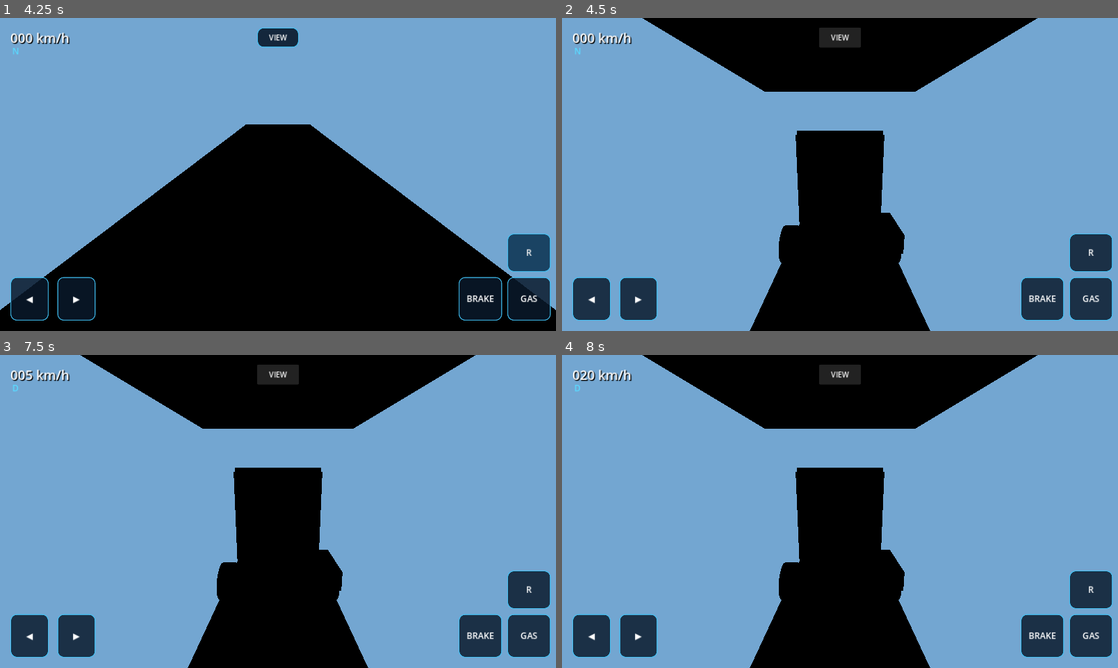
Above: before the commit, frames 1-4 (two rows, left to right).
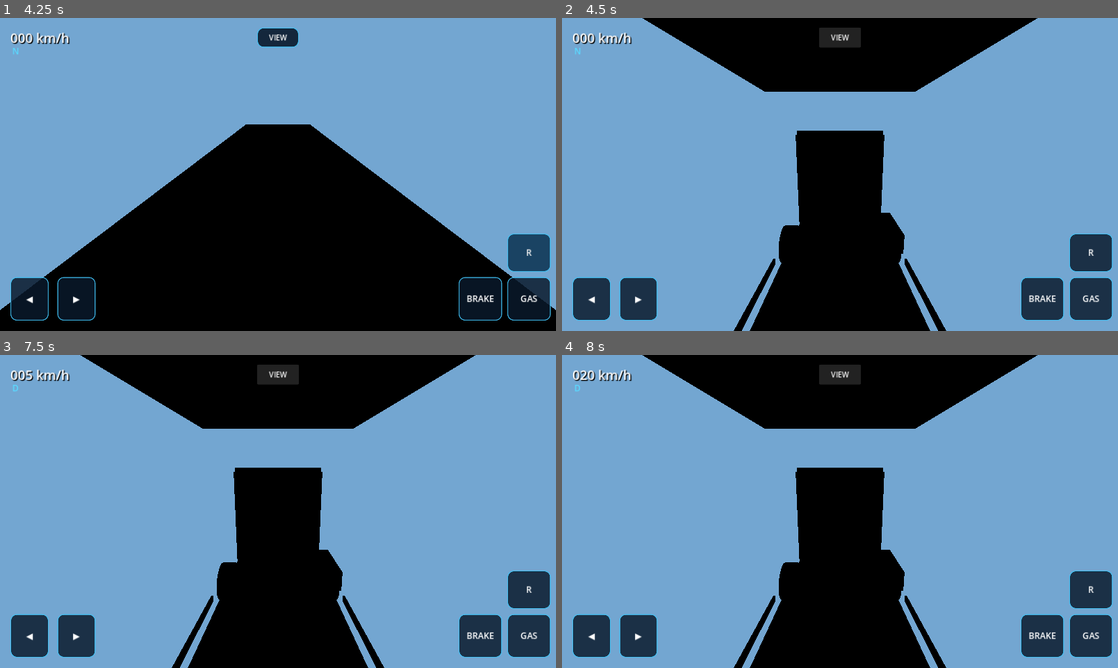
Above: after the commit, the same moments.

Repository: czz495m8zv-code/zayron-simulator
Game: Godot game, scene res://scenes/vehicles/premium_semi.tscn
The game is run twice, just before and just after one commit, with the same random seed, the same clock (stepped at 60 frames per second) and the same inputs. This scene is started directly instead of the project's main scene.
Inputs:
- Up to frame 1 (4.25 s): click "◀" at 0.5 s; click "▶" at 1.25 s; click "BRAKE" at 2 s; click "GAS" at 2.75 s; click "R" at 3.5 s
- Up to frame 2 (4.5 s): click "VIEW" at 4.25 s
- Up to frame 3 (7.5 s): tap Enter at 5, 6.5 s; hold Right (ui_right) 5.03-5.78 s; tap Space at 5.75, 7.25 s; hold Down (ui_down) 5.78-6.53 s; hold Right (ui_right) 6.53-7.28 s; hold Up (ui_up) from 7.28 s (still down)
- Up to frame 4 (8 s): keep holding Up (ui_up)

Frame 1 is identical in both runs. In frame 2, 0.5% of the frame differs, in the area x 30-70%, y 76-100%; in frame 3, 0.5%; in frame 4, 0.5%.

Commit message:
Add premium truck cockpit and trailer detailing

Diff:
--- a/scripts/vehicles/premium_semi.gd
+++ b/scripts/vehicles/premium_semi.gd
@@ -25,6 +25,14 @@
 		_add_box("MirrorArm_%s" % side, Vector3(0.08, 0.08, 0.65), Vector3(side * 1.42, 2.55, -2.7), trim_paint)
 	_add_box("FrontBumper", Vector3(2.45, 0.28, 0.22), Vector3(0.0, 0.65, -3.2), trim_paint)
 	_add_box("FuelTank", Vector3(0.48, 0.5, 1.4), Vector3(1.32, 0.82, 0.2), Color(0.45, 0.48, 0.5))
+	_add_box("Dashboard", Vector3(2.05, 0.34, 0.72), Vector3(0.0, 1.55, -2.72), Color(0.035, 0.045, 0.06))
+	_add_box("DigitalInstrumentPanel", Vector3(0.62, 0.24, 0.04), Vector3(0.0, 1.78, -2.92), Color(0.04, 0.55, 0.72))
+	_add_box("DriverSeat", Vector3(0.72, 0.9, 0.72), Vector3(-0.62, 1.35, -0.9), Color(0.09, 0.11, 0.13))
+	_add_box("PassengerSeat", Vector3(0.72, 0.9, 0.72), Vector3(0.62, 1.35, -0.9), Color(0.09, 0.11, 0.13))
+	_add_box("LeftHeadlamp", Vector3(0.42, 0.22, 0.08), Vector3(-0.82, 1.0, -3.2), Color(0.92, 0.95, 1.0))
+	_add_box("RightHeadlamp", Vector3(0.42, 0.22, 0.08), Vector3(0.82, 1.0, -3.2), Color(0.92, 0.95, 1.0))
+	_add_box("TrailerSideStripeLeft", Vector3(0.035, 0.12, 8.2), Vector3(-1.29, 1.0, 5.9), trim_paint)
+	_add_box("TrailerSideStripeRight", Vector3(0.035, 0.12, 8.2), Vector3(1.29, 1.0, 5.9), trim_paint)
 
 func _add_box(label: String, dimensions: Vector3, location: Vector3, tint: Color) -> void:
 	var part := MeshInstance3D.new()
